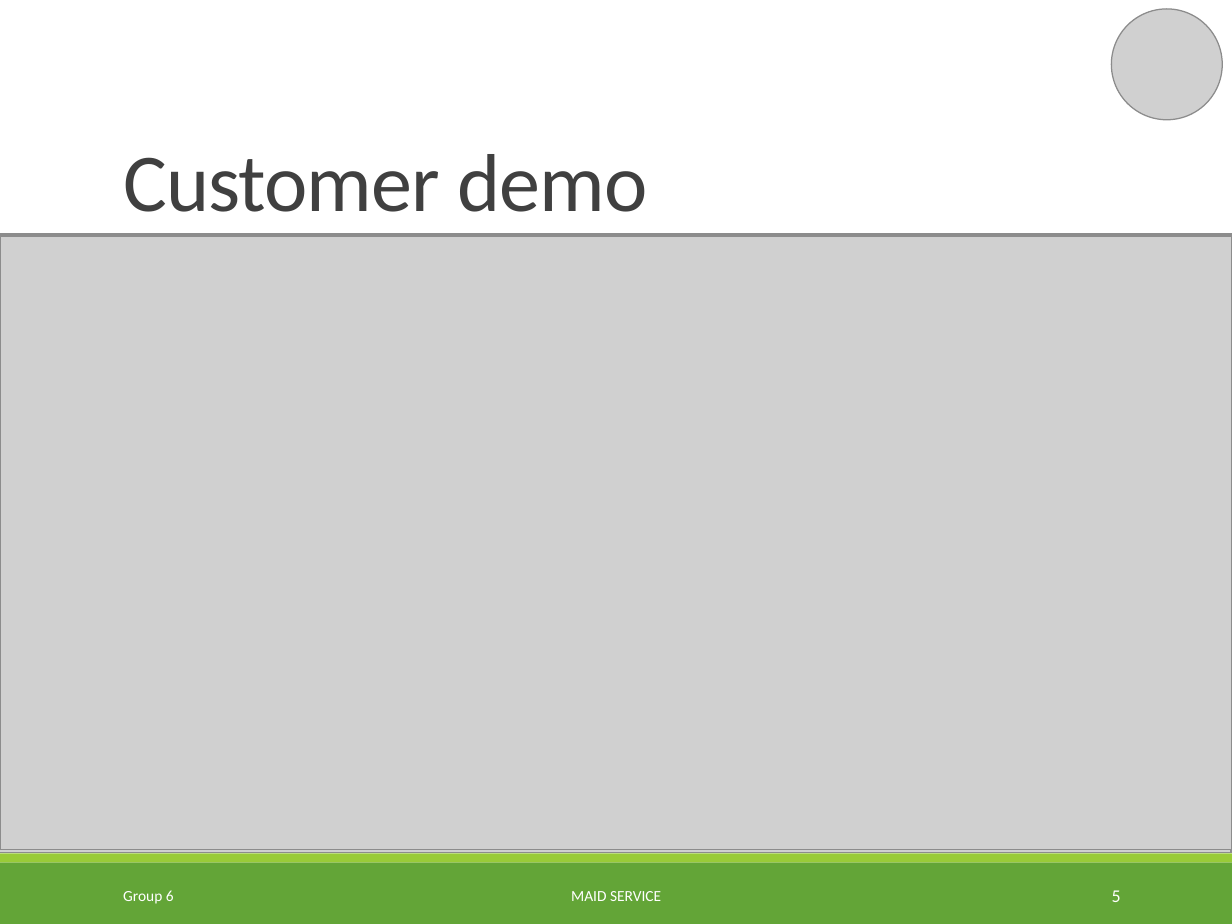
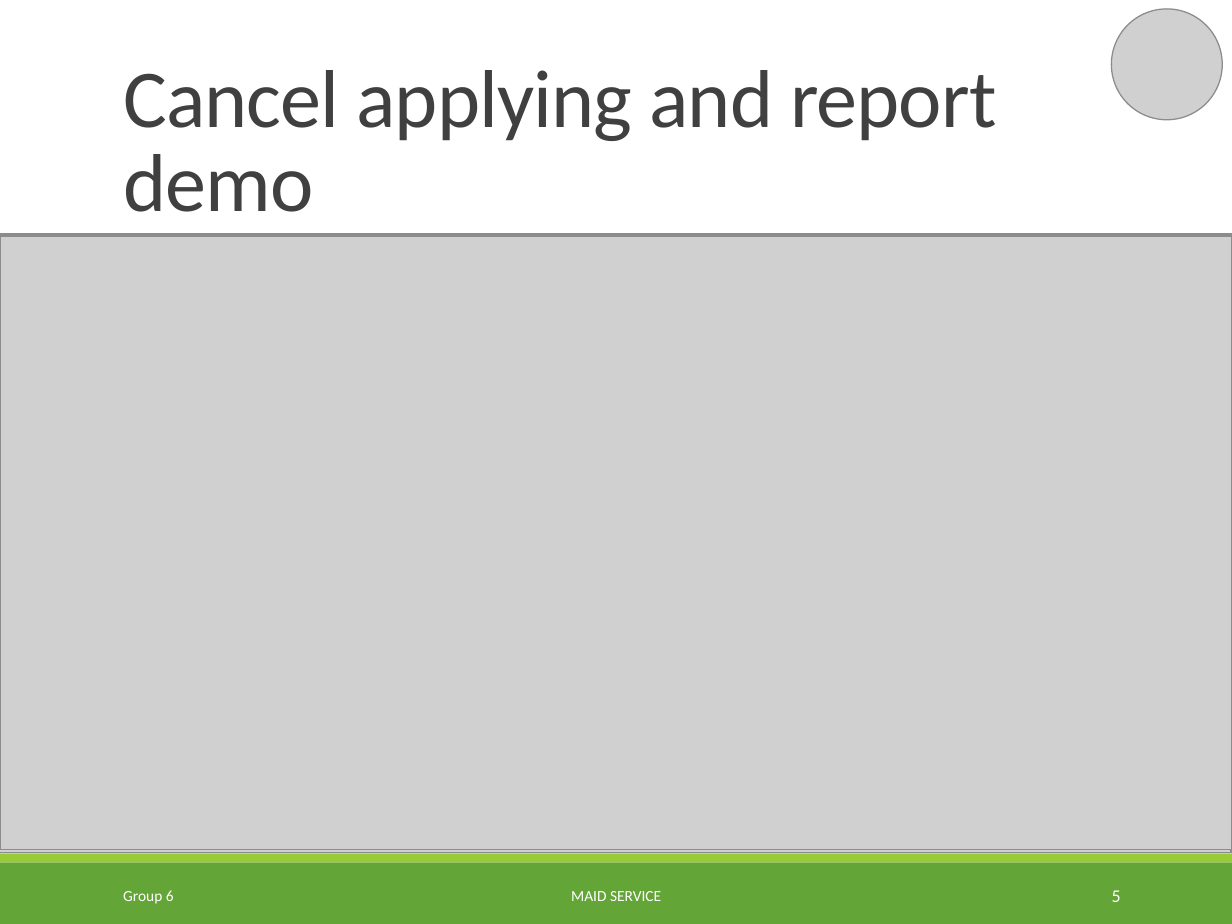
Before and after one commit to TuanBT/ms-website, a slide deck: slide 5 of 06.Personal Archives/02.TuyenMQ/MS_Slide.pptx. Drawn at 1232x924 pixels with LibreOffice and Linux fonts; fonts in the diff are those of the drawing; grey boxes stand for pictures; background and template pictures are left out. Boxes give left, top, right and bottom in pixels: in the first picture for what was removed or moved away, otherwise in the second. Text is boxed around its words. In the diff, an @@ line names an element or a change of style, - is before the commit and + after.

```diff
--- a/06.Personal Archives/02.TuyenMQ/MS_Slide.pptx
+++ b/06.Personal Archives/02.TuyenMQ/MS_Slide.pptx
@@ title at (123, 70, 997, 212): text changed @@
-Customer demo
+Cancel applying and report demo
```
Also in this commit, not shown: 2 other slides changed.
